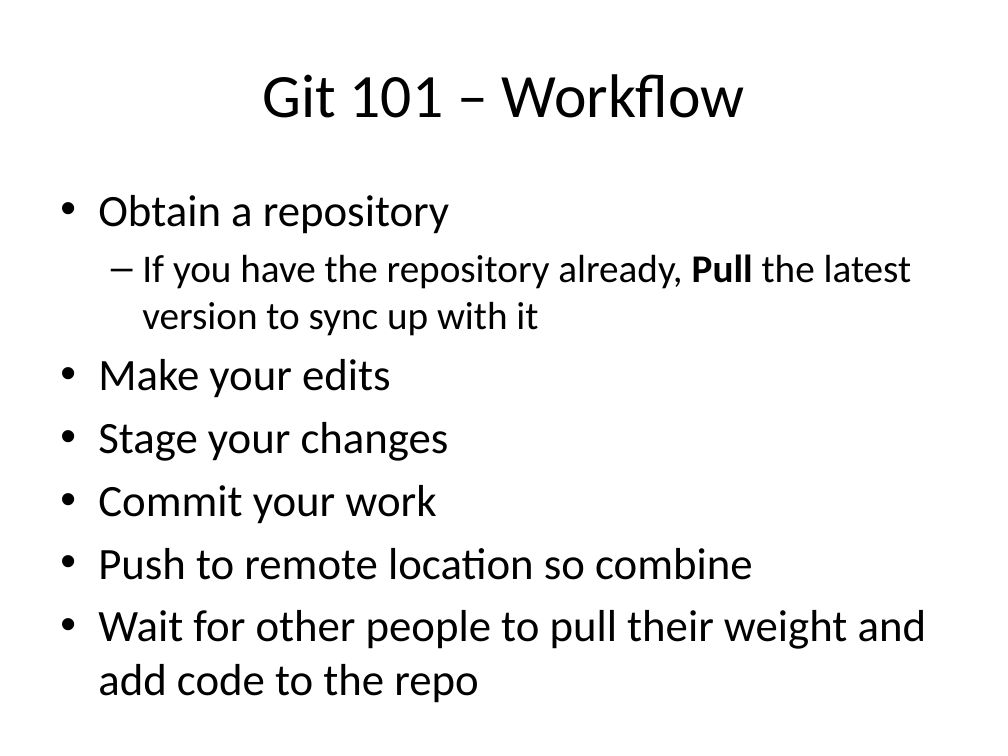
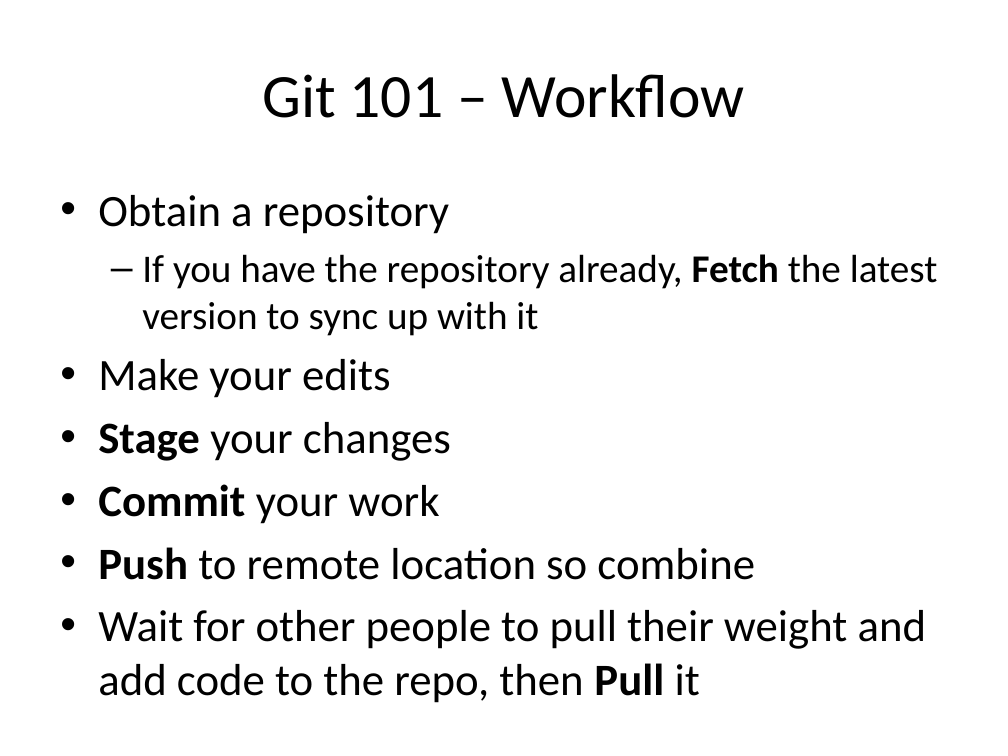
Before and after one commit to sjfricke/IEEE-Mini-Projects-UW-Madison, a slide deck: slide 7 of Tutorial/PowerPoint Versions/Git and using GitHub.pptx. Drawn at 1008x756 pixels with LibreOffice and Linux fonts; fonts in the diff are those of the drawing. Boxes give left, top, right and bottom in pixels: in the first picture for what was removed or moved away, otherwise in the second. Text is boxed around its words. In the diff, an @@ line names an element or a change of style, - is before the commit and + after.

```diff
--- a/Tutorial/PowerPoint Versions/Git and using GitHub.pptx
+++ b/Tutorial/PowerPoint Versions/Git and using GitHub.pptx
@@ text at box(142, 254, 938, 336): text changed @@
-  – If you have the repository already, Pull the latest version to sync up with it
+  – If you have the repository already, Fetch the latest version to sync up with it
@@ text at box(98, 422, 755, 580): bold on in "Stage", "Commit", "Push" @@
@@ text at box(98, 610, 927, 696): text changed @@
-• Wait for other people to pull their weight and add code to the repo
+• Wait for other people to pull their weight and add code to the repo, then Pull it
```
Also in this commit, not shown: 2 other slides changed, 1 slide added, 13 other files.
